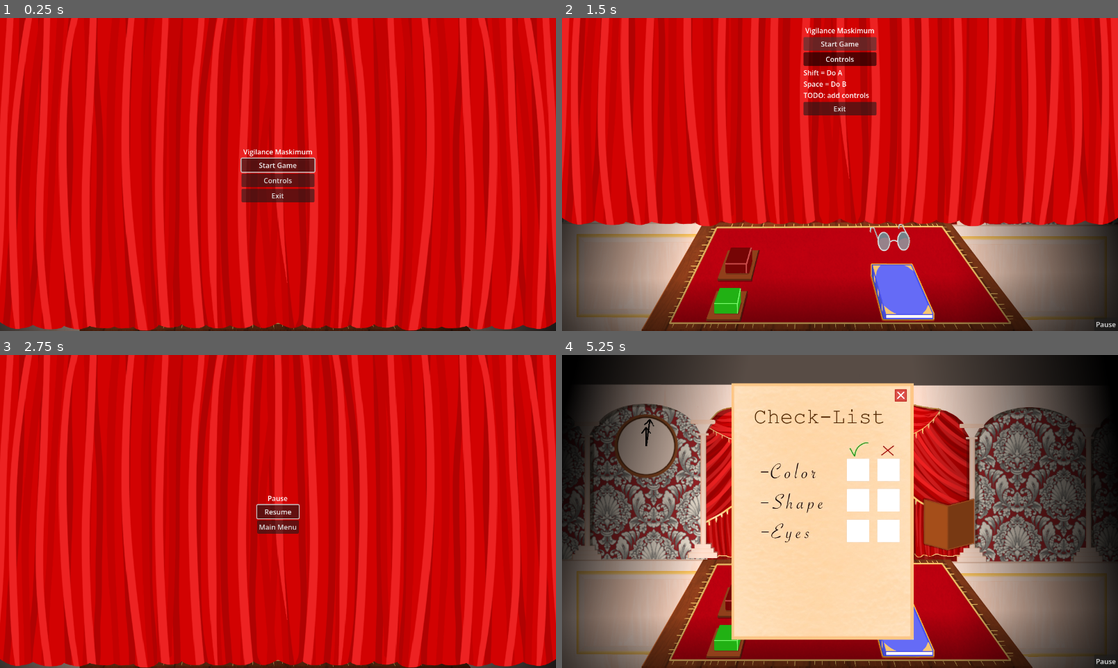
Above: before the commit, frames 1-4 (two rows, left to right).
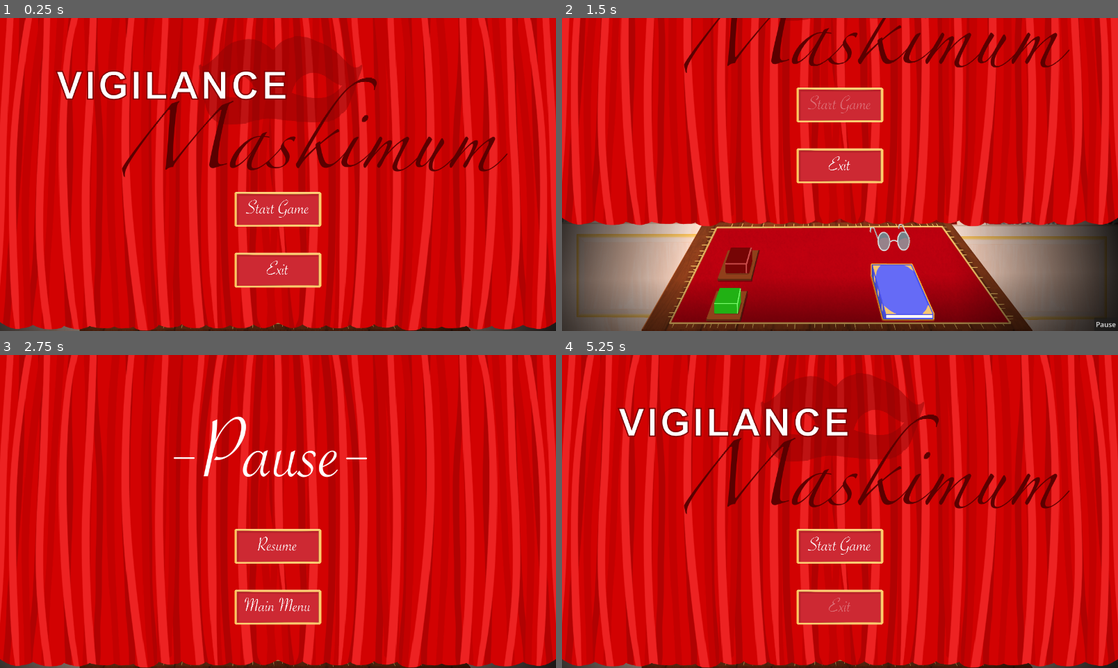
Above: after the commit, the same moments.

Repository: Cax36940/Global-Game-Jam-2026
Game: Godot game, scene res://main.tscn
Two runs of this game, one before a commit and one after it. Both use one fixed random seed, a clock stepped at 60 frames per second and the inputs below.
Inputs (mouse positions are in pixels of both pictures, inside the frame that each line leads up to; where the layout moved, square brackets give the same spot in the first picture):
- Up to frame 1 (0.25 s): no input
- Up to frame 2 (1.5 s): click (840, 180) at 0.5 s, where only the run before the commit has a clickable "Controls"; click (840, 208) [840, 149] at 1.25 s
- Up to frame 3 (2.75 s): click "Pause" at 2 s
- Up to frame 4 (5.25 s): click (840, 545) [840, 511] at 2.75 s; move the mouse to (728, 636) at 3.52 s; hold Right (ui_right) 3.53-4.28 s; hold Space (any) 3.53-4.28 s; click (728, 636) at 3.67 s; move the mouse to (739, 599) at 4.27 s; hold Down (ui_down) 4.28-5 s; tap Shift (rshift) at 4.35 s; click (739, 599) at 4.42 s; click (840, 608) at 5.02 s

The runs differ from the first frame. In frame 1, 13% of the frame differs, in the area x 10-92%, y 6-87%; in frame 2, 6.6%; in frame 3, 5.0%; in frame 4, 96%, in the area x 0-100%, y 0-100%.

Commit message:
add menu buttons

Diff:
--- a/GUI/GameOver/game_over.gd
+++ b/GUI/GameOver/game_over.gd
@@ -1,11 +1,17 @@
 extends MenuScreen
-
-func _ready():
-	$"VBoxContainer/Exit".pressed.connect(_on_exit_button_pressed)
-	$"VBoxContainer/Main Menu".pressed.connect(_on_main_menu_button_pressed)
 
 func _on_exit_button_pressed():
 	SignalBus.exit_game.emit()
 
 func _on_main_menu_button_pressed():
 	SignalBus.mainmenu.emit()
+
+
+func _on_main_menu_pressed():
+	SignalBus.mainmenu.emit()
+	pass # Replace with function body.
+
+
+func _on_exit_pressed():
+	SignalBus.exit_game.emit()
+	pass # Replace with function body.
--- a/GUI/GameOver/game_over.tscn
+++ b/GUI/GameOver/game_over.tscn
@@ -2,6 +2,13 @@
 
 [ext_resource type="Script" uid="uid://byhhfh6lwyl8t" path="res://GUI/GameOver/game_over.gd" id="1_0aaa7"]
 [ext_resource type="Texture2D" uid="uid://brdrb2sqp6upl" path="res://Assets/MainCurtain.png" id="2_yyuv5"]
+[ext_resource type="Texture2D" uid="uid://cqamo4ccnlf6p" path="res://Assets/GameOVER.png" id="3_hdmvo"]
+[ext_resource type="Texture2D" uid="uid://cojd2i5568uc8" path="res://Assets/MenuButtons/MenuButton (8).png" id="4_8dgp8"]
+[ext_resource type="Texture2D" uid="uid://c6sbsuae58ail" path="res://Assets/MenuButtons/MenuButton (5).png" id="5_rgsj2"]
+[ext_resource type="Texture2D" uid="uid://dsppb58a4t3cr" path="res://Assets/MenuButtons/MenuButton (2).png" id="6_hcnlm"]
+[ext_resource type="Texture2D" uid="uid://s717sd3dp78a" path="res://Assets/MenuButtons/MenuButton (11).png" id="7_sec8f"]
+[ext_resource type="Texture2D" uid="uid://dq2o20vtqv1gc" path="res://Assets/MenuButtons/MenuButton (7).png" id="8_5gd6s"]
+[ext_resource type="Texture2D" uid="uid://com6e5xq8oyv4" path="res://Assets/MenuButtons/MenuButton (9).png" id="9_iy0bd"]
 
 [sub_resource type="Animation" id="Animation_efxa6"]
 length = 0.001
@@ -86,19 +93,36 @@
 grow_horizontal = 2
 grow_vertical = 2
 
-[node name="Label" type="Label" parent="VBoxContainer" unique_id=295506871]
-layout_mode = 2
-text = "Game Over"
-horizontal_alignment = 1
-
-[node name="Main Menu" type="Button" parent="VBoxContainer" unique_id=593216671]
-layout_mode = 2
-text = "Main Menu"
-
-[node name="Exit" type="Button" parent="VBoxContainer" unique_id=1120026418]
-layout_mode = 2
-text = "Exit"
-
 [node name="AnimationPlayer" type="AnimationPlayer" parent="." unique_id=2022772653]
 deterministic = true
 libraries/ = SubResource("AnimationLibrary_yyuv5")
+
+[node name="GameOver" type="Sprite2D" parent="." unique_id=73964007]
+position = Vector2(637, 231)
+scale = Vector2(1.445, 1.445)
+texture = ExtResource("3_hdmvo")
+
+[node name="Main Menu" type="TextureButton" parent="." unique_id=142058065]
+layout_mode = 0
+offset_left = 540.0
+offset_top = 400.0
+offset_right = 1040.0
+offset_bottom = 600.0
+scale = Vector2(0.4, 0.4)
+texture_normal = ExtResource("4_8dgp8")
+texture_pressed = ExtResource("5_rgsj2")
+texture_hover = ExtResource("6_hcnlm")
+
+[node name="Exit" type="TextureButton" parent="." unique_id=2057288357]
+layout_mode = 0
+offset_left = 540.0
+offset_top = 540.0
+offset_right = 1040.0
+offset_bottom = 740.0
+scale = Vector2(0.4, 0.4)
+texture_normal = ExtResource("7_sec8f")
+texture_pressed = ExtResource("8_5gd6s")
+texture_hover = ExtResource("9_iy0bd")
+
+[connection signal="pressed" from="Main Menu" to="." method="_on_main_menu_pressed"]
+[connection signal="pressed" from="Exit" to="." method="_on_exit_pressed"]
--- a/GUI/MainMenu/main_menu.gd
+++ b/GUI/MainMenu/main_menu.gd
@@ -1,8 +1,4 @@
 extends MenuScreen
-
-func _ready() -> void:
-	$VBoxContainer/Start.pressed.connect(_on_start_button_pressed)
-	$VBoxContainer/Exit.pressed.connect(_on_exit_button_pressed)
 
 
 func _on_exit_button_pressed() -> void:
@@ -10,3 +6,13 @@
 
 func _on_start_button_pressed() -> void:
 	SignalBus.start_game.emit()
+
+
+func _on_texture_button_pressed():
+	SignalBus.start_game.emit()
+	pass # Replace with function body.
+
+
+func _on_texture_button_2_pressed():
+	SignalBus.exit_game.emit()
+	pass # Replace with function body.
--- a/GUI/MainMenu/main_menu.tscn
+++ b/GUI/MainMenu/main_menu.tscn
@@ -2,7 +2,13 @@
 
 [ext_resource type="Script" uid="uid://bl2p5irplb0jh" path="res://GUI/MainMenu/main_menu.gd" id="1_voh4k"]
 [ext_resource type="Texture2D" uid="uid://brdrb2sqp6upl" path="res://Assets/MainCurtain.png" id="2_voh4k"]
-[ext_resource type="Script" uid="uid://cdut5tv23yujj" path="res://Menu/controls.gd" id="4_ihi24"]
+[ext_resource type="Texture2D" uid="uid://dkcs4jvhoho32" path="res://Assets/MenuButtons/MenuButton (1).png" id="3_r8vqi"]
+[ext_resource type="Texture2D" uid="uid://d2lxoqy2om6ok" path="res://Assets/MenuButtons/MenuButton (12).png" id="4_suib6"]
+[ext_resource type="Texture2D" uid="uid://jkb22kdg0ws4" path="res://Assets/MenuButtons/MenuButton (3).png" id="5_7c6r0"]
+[ext_resource type="Texture2D" uid="uid://s717sd3dp78a" path="res://Assets/MenuButtons/MenuButton (11).png" id="6_i00tq"]
+[ext_resource type="Texture2D" uid="uid://dq2o20vtqv1gc" path="res://Assets/MenuButtons/MenuButton (7).png" id="7_s2en5"]
+[ext_resource type="Texture2D" uid="uid://com6e5xq8oyv4" path="res://Assets/MenuButtons/MenuButton (9).png" id="8_ulq50"]
+[ext_resource type="Texture2D" uid="uid://cw1fbklq0dt5u" path="res://Assets/Logo.png" id="9_rfr74"]
 
 [sub_resource type="Animation" id="Animation_efxa6"]
 tracks/0/type = "value"
@@ -74,55 +80,36 @@
 texture = ExtResource("2_voh4k")
 centered = false
 
-[node name="VBoxContainer" type="VBoxContainer" parent="." unique_id=832344933]
-layout_mode = 1
-anchors_preset = 8
-anchor_left = 0.5
-anchor_top = 0.5
-anchor_right = 0.5
-anchor_bottom = 0.5
-offset_left = -84.0
-offset_top = -64.0
-offset_right = 84.0
-offset_bottom = 64.0
-grow_horizontal = 2
-grow_vertical = 2
-alignment = 1
+[node name="Start" type="TextureButton" parent="." unique_id=494110579]
+layout_mode = 0
+offset_left = 540.0
+offset_top = 400.0
+offset_right = 1040.0
+offset_bottom = 600.0
+scale = Vector2(0.4, 0.4)
+texture_normal = ExtResource("3_r8vqi")
+texture_pressed = ExtResource("4_suib6")
+texture_hover = ExtResource("5_7c6r0")
 
-[node name="Label" type="Label" parent="VBoxContainer" unique_id=444572534]
-layout_mode = 2
-text = "Vigilance Maskimum"
-horizontal_alignment = 1
-
-[node name="Start" type="Button" parent="VBoxContainer" unique_id=209269847]
-layout_mode = 2
-focus_neighbor_bottom = NodePath("../Controls/Button")
-text = "Start Game"
-
-[node name="Controls" type="VBoxContainer" parent="VBoxContainer" unique_id=1878912470]
-layout_mode = 2
-script = ExtResource("4_ihi24")
-
-[node name="Button" type="Button" parent="VBoxContainer/Controls" unique_id=1055103716]
-layout_mode = 2
-focus_neighbor_top = NodePath("../../Start")
-focus_neighbor_bottom = NodePath("../../Exit")
-toggle_mode = true
-text = "Controls"
-
-[node name="Label" type="Label" parent="VBoxContainer/Controls" unique_id=1313697226]
-visible = false
-layout_mode = 2
-text = "Shift = Do A
-Space = Do B
-TODO: add controls"
-
-[node name="Exit" type="Button" parent="VBoxContainer" unique_id=1705405052]
-layout_mode = 2
-focus_neighbor_top = NodePath("../Controls/Button")
-text = "Exit"
+[node name="Exit" type="TextureButton" parent="." unique_id=178601493]
+layout_mode = 0
+offset_left = 540.0
+offset_top = 540.0
+offset_right = 1040.0
+offset_bottom = 740.0
+scale = Vector2(0.4, 0.4)
+texture_normal = ExtResource("6_i00tq")
+texture_pressed = ExtResource("7_s2en5")
+texture_hover = ExtResource("8_ulq50")
 
 [node name="AnimationPlayer" type="AnimationPlayer" parent="." unique_id=649619238]
 deterministic = true
 root_node = NodePath("../../MainMenu")
 libraries/ = SubResource("AnimationLibrary_ycdy4")
+
+[node name="Logo" type="Sprite2D" parent="." unique_id=470775153]
+position = Vector2(647, 205)
+texture = ExtResource("9_rfr74")
+
+[connection signal="pressed" from="Start" to="." method="_on_texture_button_pressed"]
+[connection signal="pressed" from="Exit" to="." method="_on_texture_button_2_pressed"]
--- a/GUI/PauseMenu/pause_menu.gd
+++ b/GUI/PauseMenu/pause_menu.gd
@@ -1,9 +1,4 @@
 extends MenuScreen
-
-
-func _ready() -> void:
-	$VBoxContainer/Resume.pressed.connect(_on_resume_button_pressed)
-	$"VBoxContainer/Main Menu".pressed.connect(_on_exit_button_pressed)
 
 
 func _input(event):
@@ -15,3 +10,13 @@
 
 func _on_resume_button_pressed():
 	SignalBus.pause_game.emit(false)
+
+
+func _on_texture_button_pressed():
+	SignalBus.pause_game.emit(false)
+	pass # Replace with function body.
+
+
+func _on_texture_button_2_pressed():
+	SignalBus.mainmenu.emit()
+	pass # Replace with function body.
--- a/GUI/PauseMenu/pause_menu.tscn
+++ b/GUI/PauseMenu/pause_menu.tscn
@@ -2,6 +2,13 @@
 
 [ext_resource type="Script" uid="uid://b8a7861eg0akk" path="res://GUI/PauseMenu/pause_menu.gd" id="1_mqpij"]
 [ext_resource type="Texture2D" uid="uid://brdrb2sqp6upl" path="res://Assets/MainCurtain.png" id="2_mqpij"]
+[ext_resource type="Texture2D" uid="uid://bgfpky4xagsbq" path="res://Assets/Pause.png" id="3_edsw5"]
+[ext_resource type="Texture2D" uid="uid://cvp0wdd55nhrd" path="res://Assets/MenuButtons/MenuButton (6).png" id="4_uce2e"]
+[ext_resource type="Texture2D" uid="uid://cm0nr7raymuue" path="res://Assets/MenuButtons/MenuButton (10).png" id="5_i46ng"]
+[ext_resource type="Texture2D" uid="uid://4mi8twr6f1ll" path="res://Assets/MenuButtons/MenuButton (4).png" id="6_xn0xq"]
+[ext_resource type="Texture2D" uid="uid://cojd2i5568uc8" path="res://Assets/MenuButtons/MenuButton (8).png" id="7_5rich"]
+[ext_resource type="Texture2D" uid="uid://c6sbsuae58ail" path="res://Assets/MenuButtons/MenuButton (5).png" id="8_ukpr7"]
+[ext_resource type="Texture2D" uid="uid://dsppb58a4t3cr" path="res://Assets/MenuButtons/MenuButton (2).png" id="9_jhal3"]
 
 [sub_resource type="Animation" id="Animation_efxa6"]
 tracks/0/type = "value"
@@ -69,35 +76,35 @@
 texture = ExtResource("2_mqpij")
 centered = false
 
-[node name="VBoxContainer" type="VBoxContainer" parent="." unique_id=1219893980]
-layout_mode = 1
-anchors_preset = 8
-anchor_left = 0.5
-anchor_top = 0.5
-anchor_right = 0.5
-anchor_bottom = 0.5
-offset_left = 572.0
-offset_top = 297.5
-offset_right = 668.0
-offset_bottom = 390.5
-grow_horizontal = 2
-grow_vertical = 2
-
-[node name="Label" type="Label" parent="VBoxContainer" unique_id=1147633000]
-layout_mode = 2
-text = "Pause"
-horizontal_alignment = 1
-
-[node name="Resume" type="Button" parent="VBoxContainer" unique_id=676341323]
-layout_mode = 2
-focus_neighbor_top = NodePath(".")
-focus_neighbor_bottom = NodePath("../Main Menu")
-text = "Resume"
-
-[node name="Main Menu" type="Button" parent="VBoxContainer" unique_id=805161257]
-layout_mode = 2
-text = "Main Menu"
-
 [node name="AnimationPlayer" type="AnimationPlayer" parent="." unique_id=1671070749]
 deterministic = true
 libraries/ = SubResource("AnimationLibrary_mqpij")
+
+[node name="Pause" type="Sprite2D" parent="." unique_id=1492346976]
+position = Vector2(619, 231)
+texture = ExtResource("3_edsw5")
+
+[node name="Resume" type="TextureButton" parent="." unique_id=962052885]
+layout_mode = 0
+offset_left = 540.0
+offset_top = 400.0
+offset_right = 1040.0
+offset_bottom = 600.0
+scale = Vector2(0.4, 0.4)
+texture_normal = ExtResource("4_uce2e")
+texture_pressed = ExtResource("5_i46ng")
+texture_hover = ExtResource("6_xn0xq")
+
+[node name="Main Menu" type="TextureButton" parent="." unique_id=1228103830]
+layout_mode = 0
+offset_left = 540.0
+offset_top = 540.0
+offset_right = 1040.0
+offset_bottom = 740.0
+scale = Vector2(0.4, 0.4)
+texture_normal = ExtResource("7_5rich")
+texture_pressed = ExtResource("8_ukpr7")
+texture_hover = ExtResource("9_jhal3")
+
+[connection signal="pressed" from="Resume" to="." method="_on_texture_button_pressed"]
+[connection signal="pressed" from="Main Menu" to="." method="_on_texture_button_2_pressed"]
--- a/GUI/menu_screen.gd
+++ b/GUI/menu_screen.gd
@@ -20,6 +20,6 @@
 func appear() -> void:
 	show()
 	# https://docs.godotengine.org/en/stable/tutorials/ui/gui_navigation.html
-	$VBoxContainer.get_child(1).grab_focus.call_deferred()
+	#$VBoxContainer.get_child(1).grab_focus.call_deferred()
 	position = Vector2(0, -get_viewport_rect().size[1])
 	$AnimationPlayer.queue("curtain fall")
--- a/main.gd
+++ b/main.gd
@@ -11,8 +11,9 @@
 	SignalBus.pause_game.connect(_on_pause_game)
 	SignalBus.gameover.connect(_on_gameover)
 	SignalBus.mainmenu.connect(_on_main_menu)
-	SignalBus.exit_game.connect(get_tree().quit)
 
+	if !SignalBus.exit_game.is_connected(get_tree().quit):
+		SignalBus.exit_game.connect(get_tree().quit)
 	$GUI/MainMenu.process_mode = Node.PROCESS_MODE_ALWAYS
 	$GUI/GameOver.process_mode = Node.PROCESS_MODE_WHEN_PAUSED
 	$GUI/PauseMenu.process_mode = Node.PROCESS_MODE_DISABLED
@@ -25,7 +26,7 @@
 	# The first time, we want to menu to appear instantly
 	$GUI/MainMenu.show()
 	$GUI/MainMenu.reset_position()
-	$GUI/MainMenu/VBoxContainer.get_child(1).grab_focus.call_deferred()
+#	$GUI/MainMenu/VBoxContainer.get_child(1).grab_focus.call_deferred()
 	$GUI.current_component = "MainMenu"
 
 func _on_main_menu() -> void:
